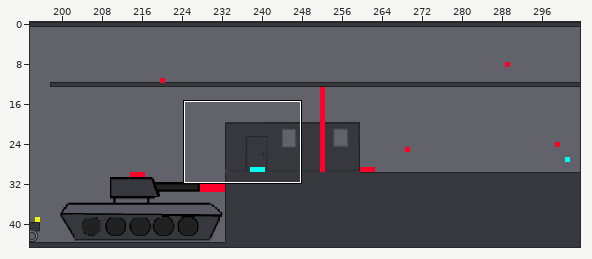
Two states of a Tiled map (JSON), levels/level1.json. The first picture is a wide view before the edit; the outline marks the close-up.
Close-up. Old version:
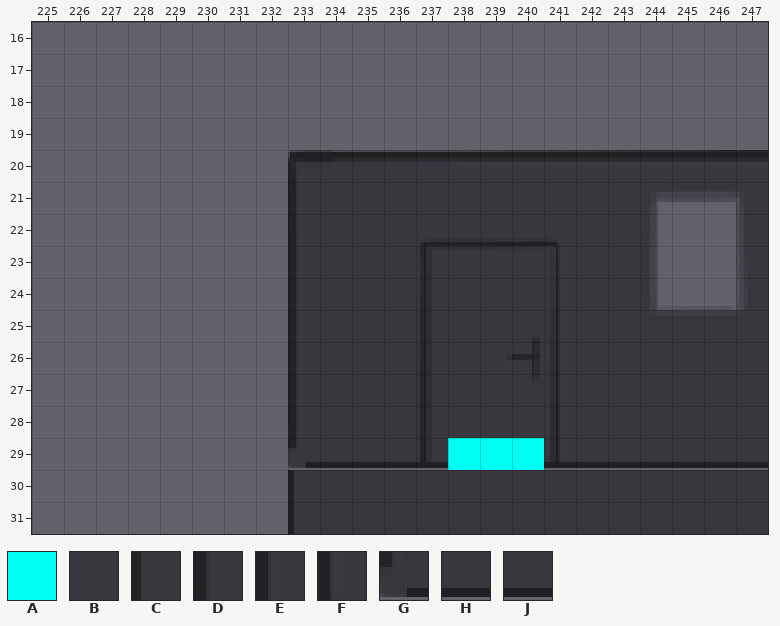
Cells are 16x16 px. Shown: x 225..247, y 16..31. The commit also changed other parts of the map, which this record leaves out.
Key: from "tileset": A 2997, B 4546, C 5515, D 6358, E 6545, F 6919, G 7106, H 7107, J 7108.
_ is an empty cell.
Objects are placed by their top-left corner, in cells (3,4 is the top-left corner of cell 3,4); size is 1x1 cell unless given.
Layers that did not change in this view are not listed.
Layer "platform" before, first column x 225:
25 ________DBB
26 ________EBB
27 ________EBB
28 ________FBB
29 ________GHJ
30 ________CBB
31 ________CBB
Objects on layer "shurikensItem" before:
A at 238,29
A at 239,29
A at 240,29
After:
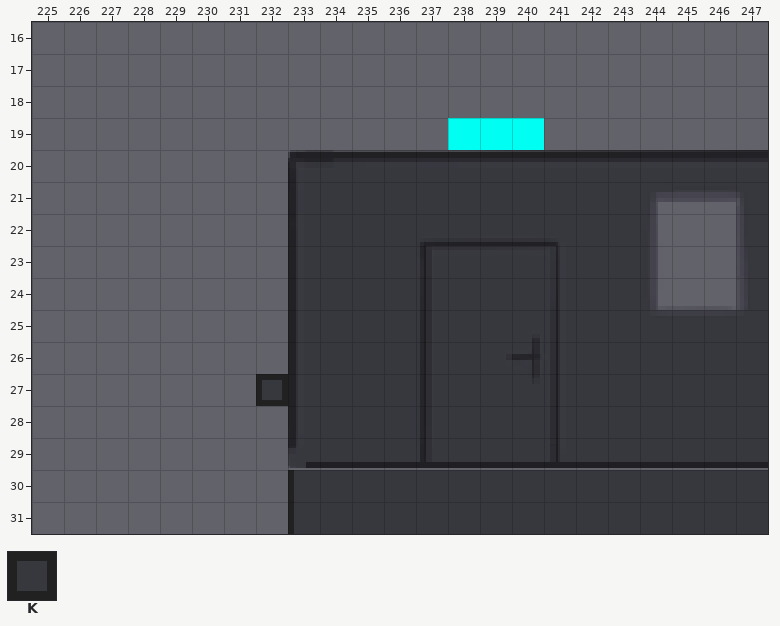
Further tiles: from "tileset": K 5456.
From old to new:
Layer "platform":
Tile K is added in row 27 at x 232.
Layer "shurikensItem":
Object A at 238,29 becomes A at 238,19.
Object A at 239,29 becomes A at 239,19.
Object A at 240,29 becomes A at 240,19.
Boxes around the changes in both close-ups, in picture pixels (x1, y1, x2, y2):
new place: (448, 118, 544, 150)
added: (256, 374, 288, 406)
old place: (448, 438, 544, 470)
